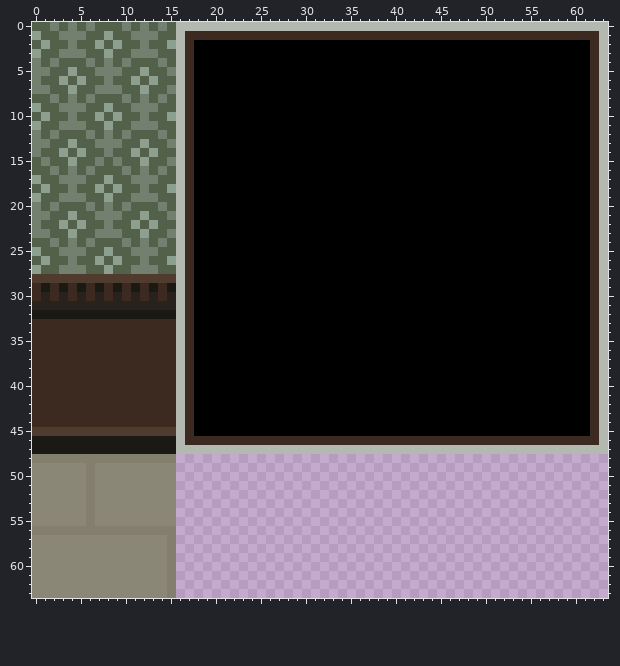
Two states of a pixel-art sprite, src/game/sprites/data/cfe-bg.png. Above is the file before it was changed.
The file is 64x64 pixels. Colours within 5 levels of each other are drawn and written as one.
Once edited:
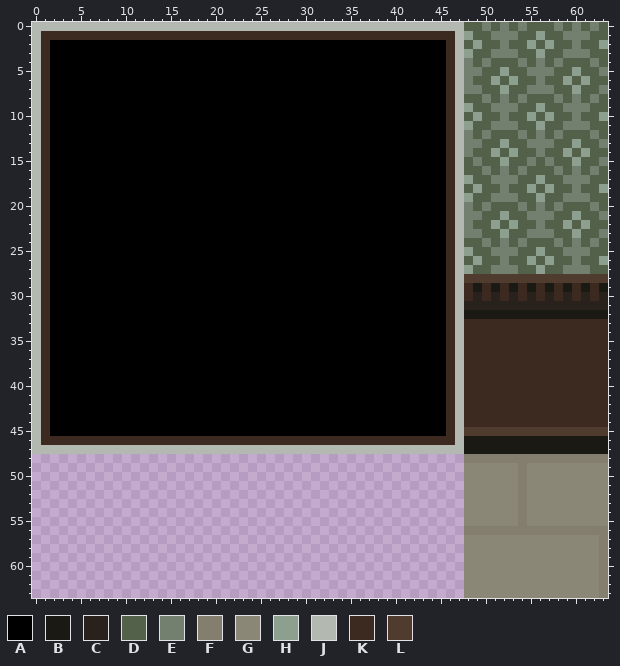
Palette (. is transparent): A #000000  B #1a1914  C #29221c  D #53614a  E #73806f  F #847e6e  G #8b8777  H #8d9f8f  J #b3b9b1  K #3c2a20  L #4f3c2e
The exact change:
Changed rows in their new state; - is an unchanged pixel.
first column x 0:
 0 JJJJJJJJJJJJJJJJ--------------------------------DDEDEDEDDDEDEDED
 1 JKKKKKKKKKKKKKKKK------------------------------JHDDEEEDDHDDEEEDD
 2 JKAAAAAAAAAAAAAAAA----------------------------KJDHDDEDDHDHDDEDDH
 3 JKAAAAAAAAAAAAAAAA----------------------------KJHDDEEEDDHDDEEEDD
 4 JKAAAAAAAAAAAAAAAA----------------------------KJEDEDDDEDEDEDDDED
 5 JKAAAAAAAAAAAAAAAA----------------------------KJEEDDHDDEEEDDHDDE
 6 JKAAAAAAAAAAAAAAAA----------------------------KJEDDHDHDDEDDHDHDD
 7 JKAAAAAAAAAAAAAAAA----------------------------KJEEDDHDDEEEDDHDDE
 8 JKAAAAAAAAAAAAAAAA----------------------------KJDDEDEDEDDDEDEDED
 9 JKAAAAAAAAAAAAAAAA----------------------------KJHDDEEEDDHDDEEEDD
10 JKAAAAAAAAAAAAAAAA----------------------------KJDHDDEDDHDHDDEDDH
11 JKAAAAAAAAAAAAAAAA----------------------------KJHDDEEEDDHDDEEEDD
12 JKAAAAAAAAAAAAAAAA----------------------------KJEDEDDDEDEDEDDDED
13 JKAAAAAAAAAAAAAAAA----------------------------KJEEDDHDDEEEDDHDDE
14 JKAAAAAAAAAAAAAAAA----------------------------KJEDDHDHDDEDDHDHDD
15 JKAAAAAAAAAAAAAAAA----------------------------KJDEDDHDDEDEDDHDDE
16 JKAAAAAAAAAAAAAAAA----------------------------KJDDEDEDEDDDEDEDED
17 JKAAAAAAAAAAAAAAAA----------------------------KJHDDEEEDDHDDEEEDD
18 JKAAAAAAAAAAAAAAAA----------------------------KJDHDDEDDHDHDDEDDH
19 JKAAAAAAAAAAAAAAAA----------------------------KJHDDEEEDDHDDEEEDD
20 JKAAAAAAAAAAAAAAAA----------------------------KJEDEDDDEDEDEDDDED
21 JKAAAAAAAAAAAAAAAA----------------------------KJEEDDHDDEEEDDHDDE
22 JKAAAAAAAAAAAAAAAA----------------------------KJEDDHDHDDEDDHDHDD
23 JKAAAAAAAAAAAAAAAA----------------------------KJEEDDHDDEEEDDHDDE
24 JKAAAAAAAAAAAAAAAA----------------------------KJDDEDEDEDDDEDEDED
25 JKAAAAAAAAAAAAAAAA----------------------------KJHDDEEEDDHDDEEEDD
26 JKAAAAAAAAAAAAAAAA----------------------------KJDHDDEDDHDHDDEDDH
27 JKAAAAAAAAAAAAAAAA----------------------------KJHDDEEEDDHDDEEEDD
28 JKAAAAAAAAAAAAAAAA----------------------------KJLLLLLLLLLLLLLLLL
29 JKAAAAAAAAAAAAAAAA----------------------------KJKBKBKBKBKBKBKB-B
30 JKAAAAAAAAAAAAAAAA----------------------------KJKCKCKCKCKCKCKC-C
31 JKAAAAAAAAAAAAAAAA----------------------------KJCCCCCCCCCCCCCCCC
32 JKAAAAAAAAAAAAAAAA----------------------------KJBBBBBBBBBBBBBBBB
33 J-AAAAAAAAAAAAAAAA----------------------------KJKKKKKKKKKKKKKK-K
34 J-AAAAAAAAAAAAAAAA----------------------------KJKKKKKKKKKKKKKK-K
35 J-AAAAAAAAAAAAAAAA----------------------------KJKKKKKKKKKKKKKK-K
36 J-AAAAAAAAAAAAAAAA----------------------------KJKKKKKKKKKKKKKK-K
37 J-AAAAAAAAAAAAAAAA----------------------------KJKKKKKKKKKKKKKK-K
38 J-AAAAAAAAAAAAAAAA----------------------------KJKKKKKKKKKKKKKK-K
39 J-AAAAAAAAAAAAAAAA----------------------------KJKKKKKKKKKKKKKK-K
40 J-AAAAAAAAAAAAAAAA----------------------------KJKKKKKKKKKKKKKK-K
41 J-AAAAAAAAAAAAAAAA----------------------------KJKKKKKKKKKKKKKK-K
42 J-AAAAAAAAAAAAAAAA----------------------------KJKKKKKKKKKKKKKK-K
43 J-AAAAAAAAAAAAAAAA----------------------------KJKKKKKKKKKKKKKK-K
44 J-AAAAAAAAAAAAAAAA----------------------------KJKKKKKKKKKKKKKK-K
45 JKAAAAAAAAAAAAAAAA----------------------------KJLLLLLLLLLLLLLLLL
46 JKKKKKKKKKKKKKKKK------------------------------JBBBBBBBBBBBBBBBB
47 JJJJJJJJJJJJJJJJ--------------------------------BBBBBBBBBBBBBBBB
48 ................--------------------------------FFFFFFFFFFFFFFFF
49 ................--------------------------------GGGGGGFGGGGGGGGG
50 ................--------------------------------GGGGGGFGGGGGGGGG
51 ................--------------------------------GGGGGGFGGGGGGGGG
52 ................--------------------------------GGGGGGFGGGGGGGGG
53 ................--------------------------------GGGGGGFGGGGGGGGG
54 ................--------------------------------GGGGGGFGGGGGGGGG
55 ................--------------------------------GGGGGGFGGGGGGGGG
56 ................--------------------------------FFFFFFFFFFFFFFFF
57 ................--------------------------------GGGGGGGGGGGGGGGF
58 ................--------------------------------GGGGGGGGGGGGGGGF
59 ................--------------------------------GGGGGGGGGGGGGGGF
60 ................--------------------------------GGGGGGGGGGGGGGGF
61 ................--------------------------------GGGGGGGGGGGGGGGF
62 ................--------------------------------GGGGGGGGGGGGGGGF
63 ................--------------------------------GGGGGGGGGGGGGGGF
Where, in picture pixels (left, top, right, bottom), the same in both pictures:
changed: (32, 22, 194, 598)
changed: (446, 22, 608, 598)
